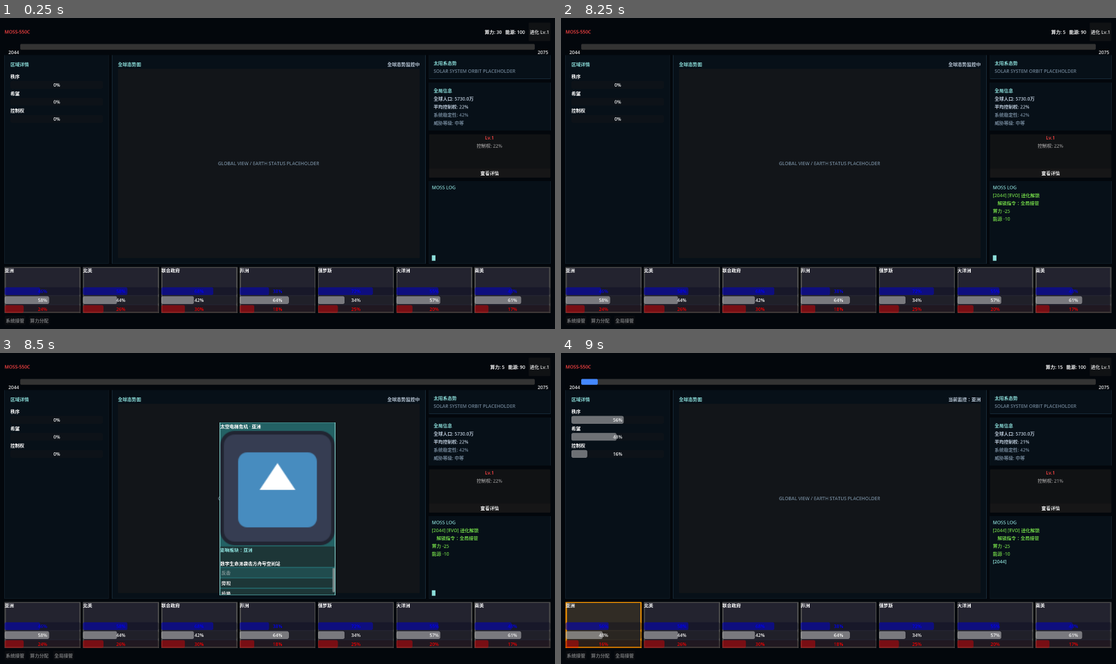
Above: before the commit, frames 1-4 (two rows, left to right).
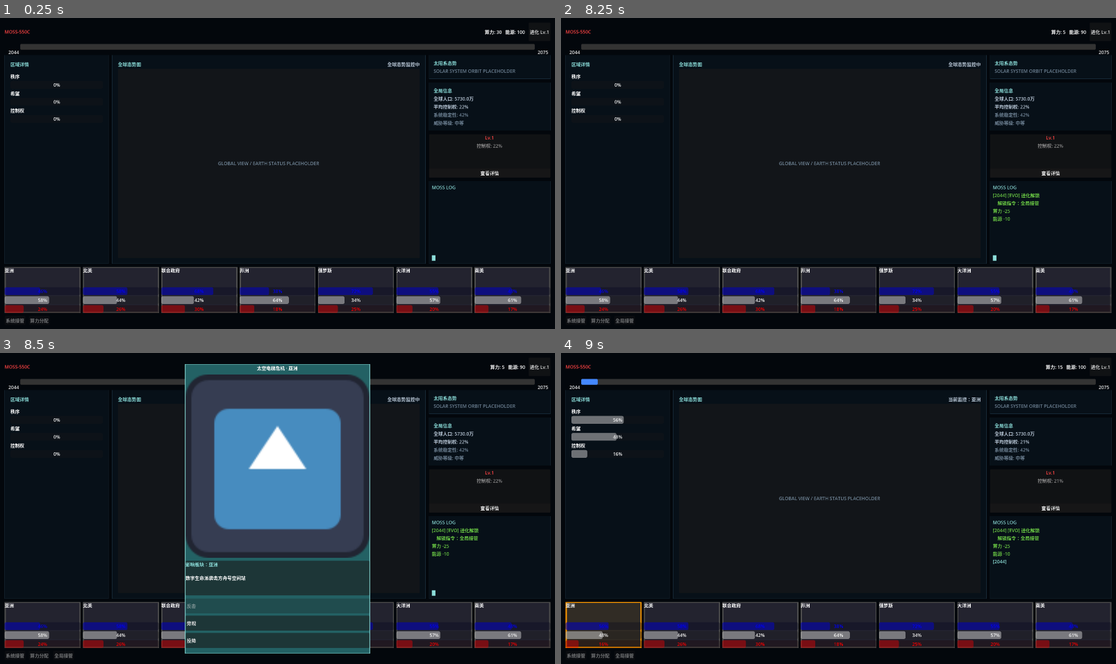
Above: after the commit, the same moments.

Repository: ltzu929/moss
Game: Godot game, scene res://scenes/main_os.tscn
The game is run twice, just before and just after one commit, with the same random seed, the same clock (stepped at 60 frames per second) and the same inputs. The engine's default icon, where the game draws it, is replaced by a stand-in: a white triangle on a blue panel in a dark square.
Inputs (mouse positions are in pixels of both pictures, inside the frame that each line leads up to):
- Up to frame 1 (0.25 s): no input
- Up to frame 2 (8.25 s): click "进化 Lv.1" at 0.5 s; click "查看详情" at 1.25 s; click "解锁指令：全局接管 (25算力 / 10能源)" at 2 s; click "关闭" at 2.75 s; click "进化 Lv.1" at 3.5 s; click "查看详情" at 4.25 s; click "关闭" at 5 s; click "进化 Lv.1" at 5.75 s; click "查看详情" at 6.5 s; click "关闭" at 7.25 s; tap Enter at 8 s; move the mouse to (605, 288) at 8.02 s; click (605, 288) at 8.17 s
- Up to frame 3 (8.5 s): no input
- Up to frame 4 (9 s): click "旁观" at 8.75 s

Frames 1-2 are identical in both runs. In frame 3, 24% of the frame differs, in the area x 33-67%, y 3-97%; in frame 4, nothing differs.

Commit message:
fix: improve event popup layout

Diff:
--- a/scenes/event_popup.tscn
+++ b/scenes/event_popup.tscn
@@ -12,44 +12,63 @@
 border_color = Color(0.5461479, 0.8684463, 0.8520485, 1)
 
 [node name="PanelContainer" type="PanelContainer" unique_id=1899550411]
-custom_minimum_size = Vector2(400, 550)
-offset_left = 398.0
-offset_top = 20.0
-offset_right = 798.0
-offset_bottom = 620.0
+custom_minimum_size = Vector2(640, 680)
+anchors_preset = 8
+anchor_left = 0.5
+anchor_top = 0.5
+anchor_right = 0.5
+anchor_bottom = 0.5
+offset_left = -320.0
+offset_top = -340.0
+offset_right = 320.0
+offset_bottom = 340.0
+grow_horizontal = 2
+grow_vertical = 2
 theme_override_styles/panel = SubResource("StyleBoxFlat_yoxec")
 script = ExtResource("1_yoxec")
 
 [node name="VBoxContainer" type="VBoxContainer" parent="." unique_id=610590833]
 layout_mode = 2
+theme_override_constants/separation = 10
 
 [node name="EventTitle" type="Label" parent="VBoxContainer" unique_id=1810285909]
 unique_name_in_owner = true
 layout_mode = 2
-size_flags_horizontal = 0
-size_flags_vertical = 0
+size_flags_horizontal = 3
 text = "event title"
+horizontal_alignment = 1
+autowrap_mode = 3
 
 [node name="TextureRect" type="TextureRect" parent="VBoxContainer" unique_id=1836477145]
+custom_minimum_size = Vector2(0, 260)
 layout_mode = 2
+size_flags_horizontal = 3
 texture = ExtResource("1_fu0u0")
 expand_mode = 5
 
 [node name="DescritionPancel" type="PanelContainer" parent="VBoxContainer" unique_id=736978058]
+custom_minimum_size = Vector2(0, 120)
 layout_mode = 2
+size_flags_horizontal = 3
 
 [node name="RichTextLabel" type="RichTextLabel" parent="VBoxContainer/DescritionPancel" unique_id=1618949943]
 unique_name_in_owner = true
+custom_minimum_size = Vector2(0, 110)
 layout_mode = 2
+size_flags_horizontal = 3
+size_flags_vertical = 3
 bbcode_enabled = true
 text = "The [color=yellow]event[/color]  descrition"
-fit_content = true
+fit_content = false
 
 [node name="ScrollContainer" type="ScrollContainer" parent="VBoxContainer" unique_id=46400191]
+custom_minimum_size = Vector2(0, 190)
 layout_mode = 2
+size_flags_horizontal = 3
 size_flags_vertical = 3
 
 [node name="OptionList" type="VBoxContainer" parent="VBoxContainer/ScrollContainer" unique_id=1425223369]
 unique_name_in_owner = true
 layout_mode = 2
 size_flags_horizontal = 3
+theme_override_constants/separation = 8
--- a/scenes/main_os.tscn
+++ b/scenes/main_os.tscn
@@ -433,16 +433,17 @@
 unique_name_in_owner = true
 visible = false
 z_index = 30
+custom_minimum_size = Vector2(640, 680)
 layout_mode = 1
 anchors_preset = 8
 anchor_left = 0.5
 anchor_top = 0.5
 anchor_right = 0.5
 anchor_bottom = 0.5
-offset_left = -200.0
-offset_top = -300.0
-offset_right = 200.0
-offset_bottom = 300.0
+offset_left = -320.0
+offset_top = -340.0
+offset_right = 320.0
+offset_bottom = 340.0
 grow_horizontal = 2
 grow_vertical = 2
 theme_override_styles/panel = SubResource("StyleBoxFlat_yoxec")
--- a/scripts/ui/event_popup.gd
+++ b/scripts/ui/event_popup.gd
@@ -26,6 +26,8 @@
 
 func add_custom_button(opt: EventOption, region: String, index: int) -> void:
 	var new_button := Button.new()
+	new_button.custom_minimum_size = Vector2(0, 52)
+	new_button.size_flags_horizontal = Control.SIZE_EXPAND_FILL
 	new_button.text = opt.button_text
 	new_button.alignment = HORIZONTAL_ALIGNMENT_LEFT
 
